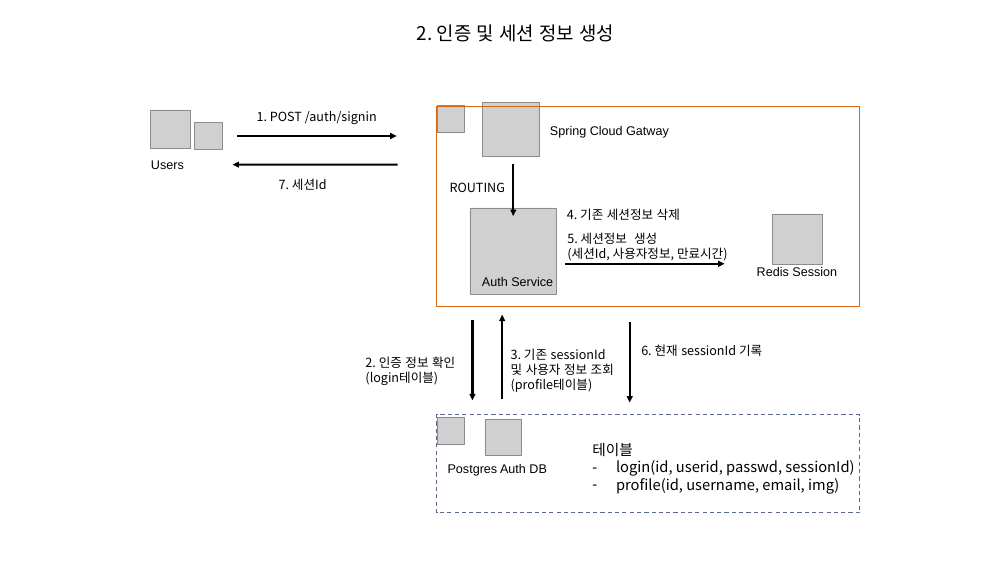
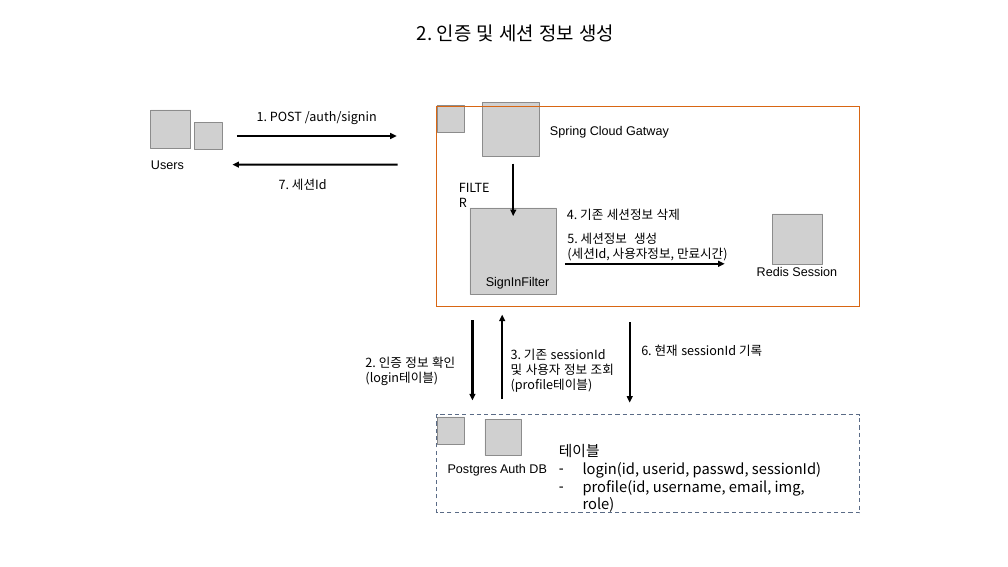
Before and after one commit to kdkcom1234/git2021, a slide deck: slide 2 of 8-msa/3. 인증, 세션, 권한 허가.pptx. Drawn at 1008x567 pixels with LibreOffice and Linux fonts; fonts in the diff are those of the drawing; grey boxes stand for pictures. Boxes give left, top, right and bottom in pixels: in the first picture for what was removed or moved away, otherwise in the second. Text is boxed around its words. In the diff, an @@ line names an element or a change of style, - is before the commit and + after.

Commit message:
auth 처리

```diff
--- a/8-msa/3. 인증, 세션, 권한 허가.pptx
+++ b/8-msa/3. 인증, 세션, 권한 허가.pptx
@@ text at <box>450,182,505,192</box>: text changed @@
-ROUTING
+FILTER
@@ text at <box>486,277,550,289</box>: text changed @@
-Auth Service
+SignInFilter
@@ text "테이블": place and size @@
-text "테이블" at <box>592,443,854,494</box>
+text "테이블" at <box>559,444,821,513</box>
@@ text at <box>583,477,805,513</box>: text changed @@
-– profile(id, username, email, img)
+– profile(id, username, email, img, role)
```
Also in this commit, not shown: 1 other slide changed, 1 slide added, 29 other files.
